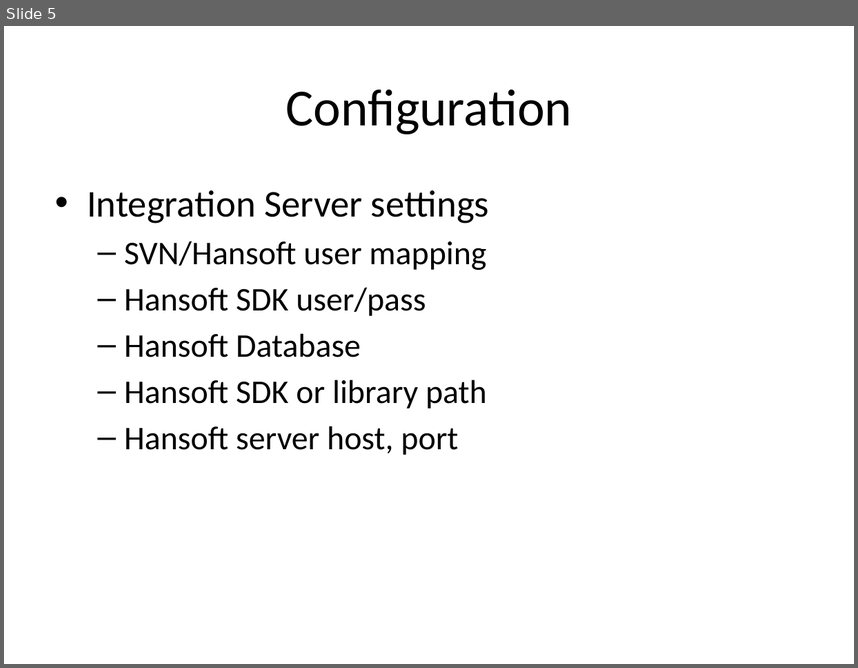
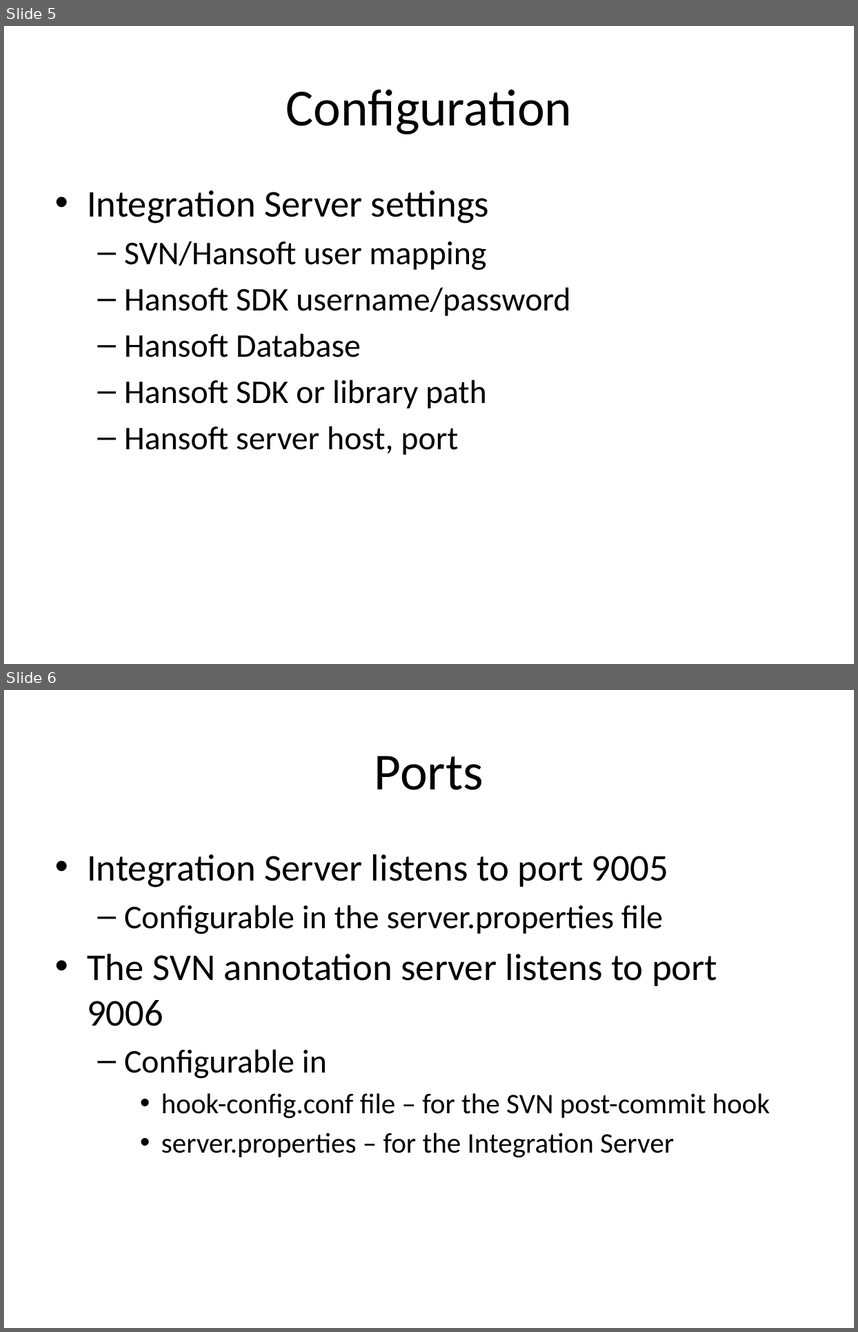
Before and after one commit to FindOut/hansoft-svn, a slide deck: HansoftSVN Integration Overview.pptx. Shown one above the other, each under a label of ours: slide 5 before the commit, slides 5 and 6 after it. The pictures are 858x668 and 858x1332 pixels, drawn with LibreOffice and Linux fonts; fonts in the diff are those of the drawing. Boxes give left, top, right and bottom in pixels: in the first picture for what was removed or moved away, otherwise in the second. Text is boxed around its words. In the diff, an @@ line names an element or a change of style, - is before the commit and + after.

Commit message:
Updates the HansoftSVN Integration Overview presentation

```diff
--- a/HansoftSVN Integration Overview.pptx
+++ b/HansoftSVN Integration Overview.pptx
@@ slide 6 added at (4,690,854,1328), background #FFFFFF @@
@@ title added at (375,756,484,790), 44 pt, text #000000 @@
+Ports
@@ text added at (87,854,771,1157), 24 pt, text #000000 @@
+• Integration Server listens to port 9005
+  – Configurable in the server.properties file
+• The SVN annotation server listens to port 9006
+  – Configurable in
+    • hook-config.conf file – for the SVN post-commit hook
+    • server.properties – for the Integration Server
@@ slide 5 changed as well @@
@@ text at (124,287,570,316): text changed @@
-  – Hansoft SDK user/pass
+  – Hansoft SDK username/password
```
Also in this commit, not shown: 6 other slides changed.
